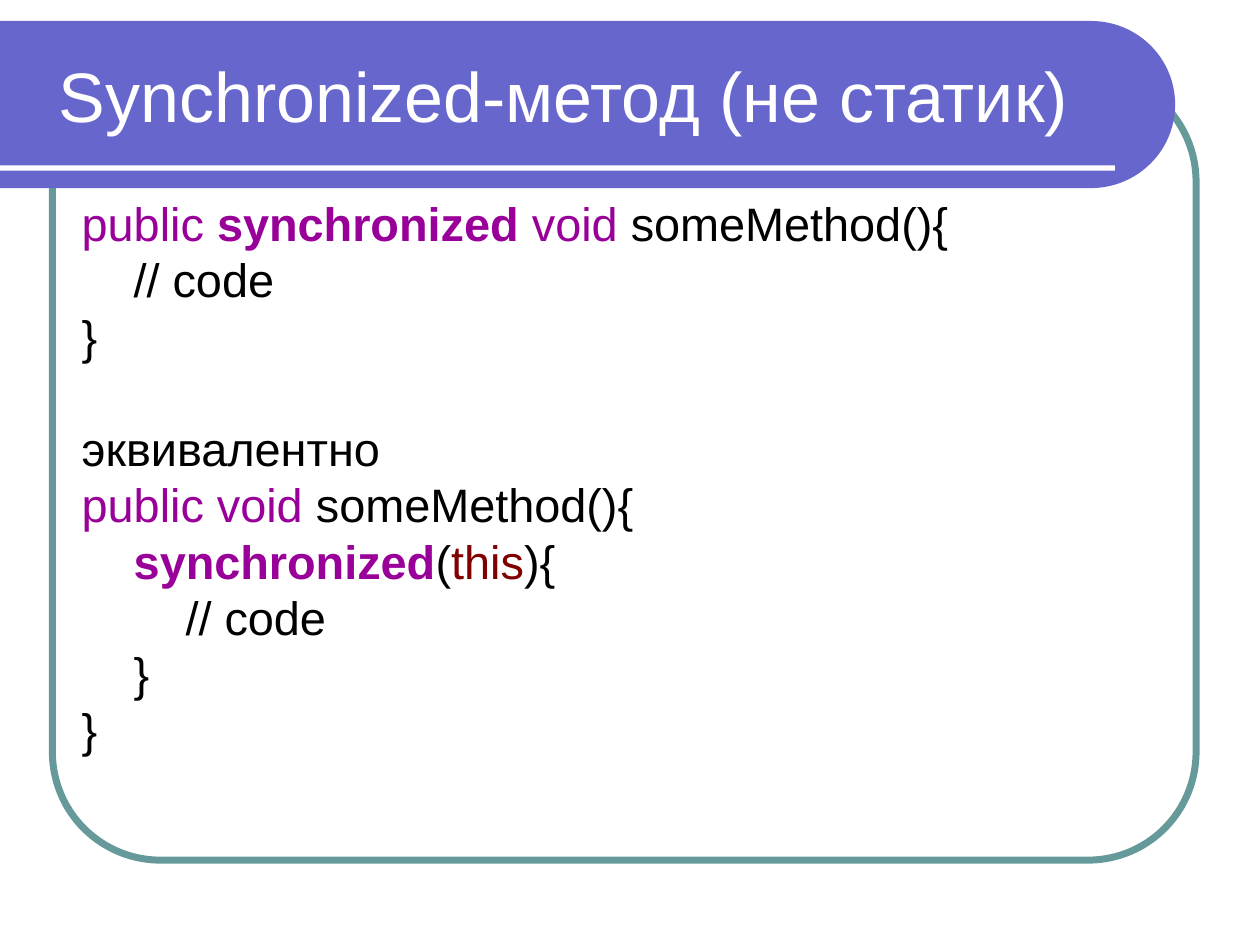
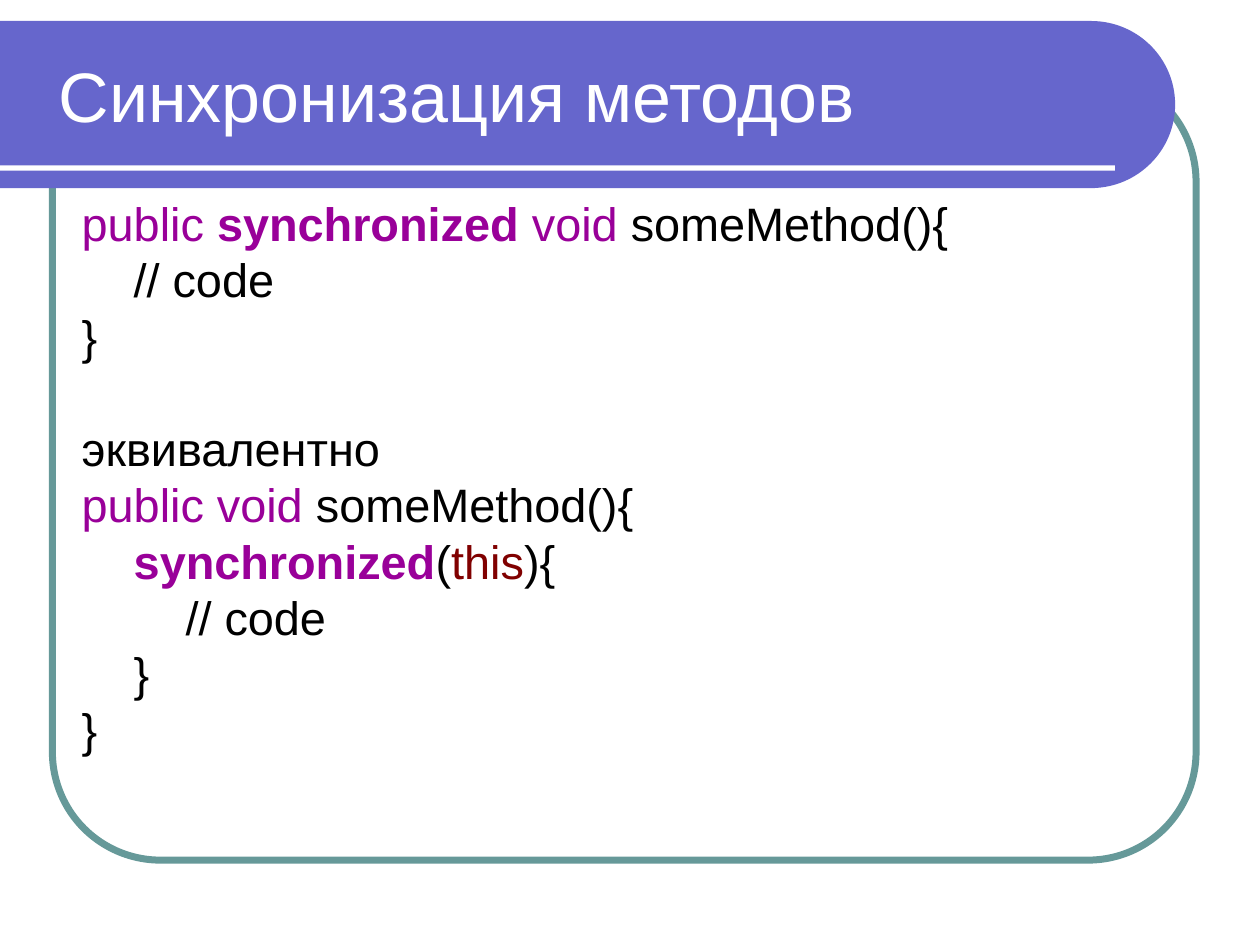
Before and after one commit to maxchv/JavaLessons, a slide deck: slide 47 of Lesson14/Modul 11 Vychislitelnye potoki.ppt (slide 43 before the commit). Drawn at 1260x945 pixels with LibreOffice and Linux fonts; fonts in the diff are those of the drawing. Boxes give left, top, right and bottom in pixels: in the first picture for what was removed or moved away, otherwise in the second. Text is boxed around its words. In the diff, an @@ line names an element or a change of style, - is before the commit and + after.

```diff
--- a/Lesson14/Modul 11 Vychislitelnye potoki.ppt
+++ b/Lesson14/Modul 11 Vychislitelnye potoki.ppt
@@ text at (x1=59, y1=73, x2=855, y2=135): text changed @@
-Synchronized-метод (не статик)
+Синхронизация методов
```
Also in this commit, not shown: 19 other slides changed, 8 slides added, 14 other files.
